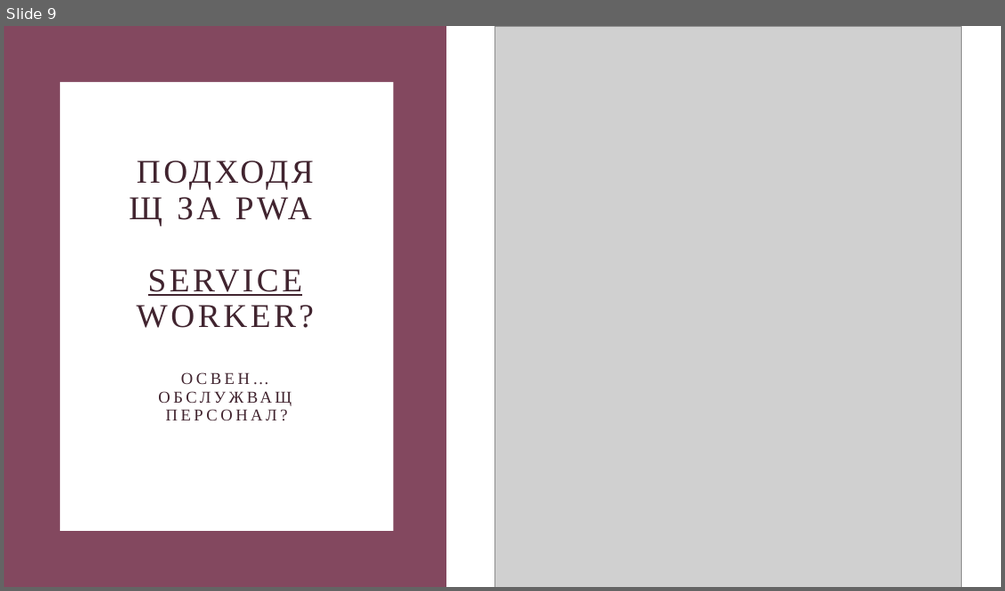
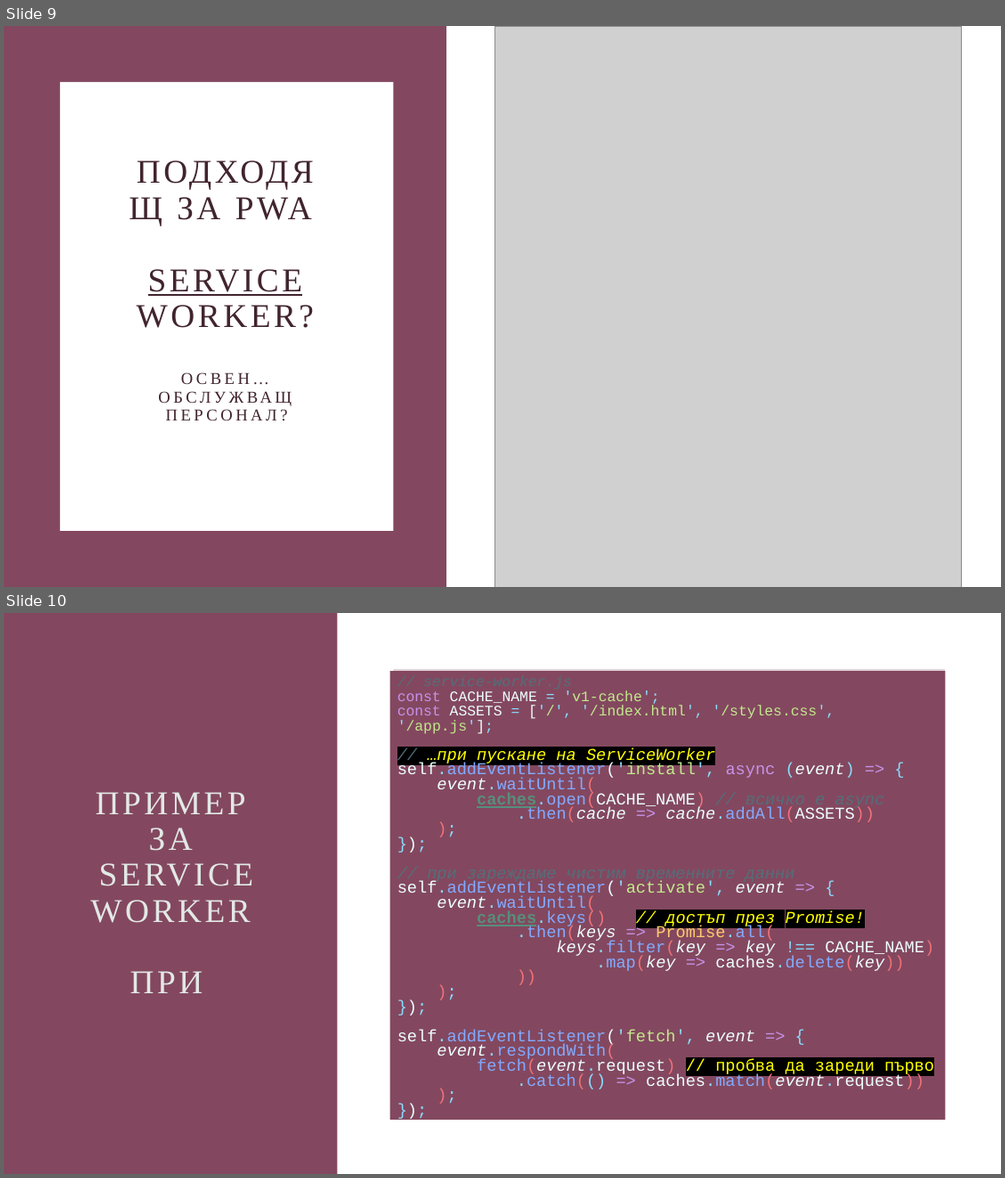
Before and after one commit to FMIjs/advanced-javascript-2024-2025, a slide deck: week12/ДЖАН-202425-Workers.pptx. Shown one above the other, each under a label of ours: slide 9 before the commit, slides 9 and 10 after it. The pictures are 1005x591 and 1005x1178 pixels, drawn with LibreOffice and Linux fonts; fonts in the diff are those of the drawing; grey boxes stand for pictures. Boxes give left, top, right and bottom in pixels: in the first picture for what was removed or moved away, otherwise in the second. Text is boxed around its words. In the diff, an @@ line names an element or a change of style, - is before the commit and + after.

Commit message:
done

```diff
--- a/week12/ДЖАН-202425-Workers.pptx
+++ b/week12/ДЖАН-202425-Workers.pptx
@@ slide 10 added at [4, 613, 1001, 1174], background #FFFFFF @@
@@ rectangle added at [4, 613, 338, 1174], fill #83485F @@
@@ rectangle added at [390, 671, 946, 1119], fill #83485F, 16 pt, text #EEFFFF @@
+// service-worker.js
+const CACHE_NAME = 'v1-cache';
+const ASSETS = ['/', '/index.html', '/styles.css', '/app.js'];
+// …при пускане на ServiceWorker
+self.addEventListener('install', async (event) => {
+event.waitUntil(
+caches.open(CACHE_NAME) // всичко е async
+.then(cache => cache.addAll(ASSETS))
+);
+});
+// при зареждаме чистим временните данни
+self.addEventListener('activate', event => {
+event.waitUntil(
+caches.keys() // достъп през Promise!
+.then(keys => Promise.all(
+keys.filter(key => key !== CACHE_NAME)
+.map(key => caches.delete(key))
+))
+);
+});
+self.addEventListener('fetch', event => {
+event.respondWith(
+fetch(event.request) // пробва да зареди първо
+.catch(() => caches.match(event.request))
+);
+});
@@ rectangle added at [394, 669, 946, 1118], fill #83485F at 25% opacity @@
@@ title added at [90, 792, 254, 993], 32 pt, text #E2E8E6 @@
+ПРИМЕР ЗА
+SERVICE WORKER
+ПРИ
```
